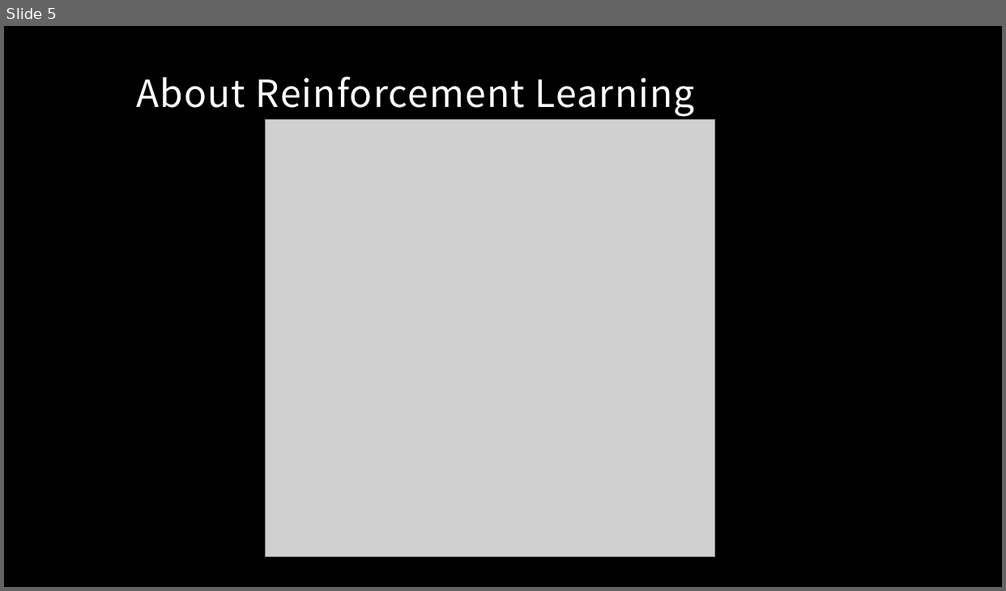
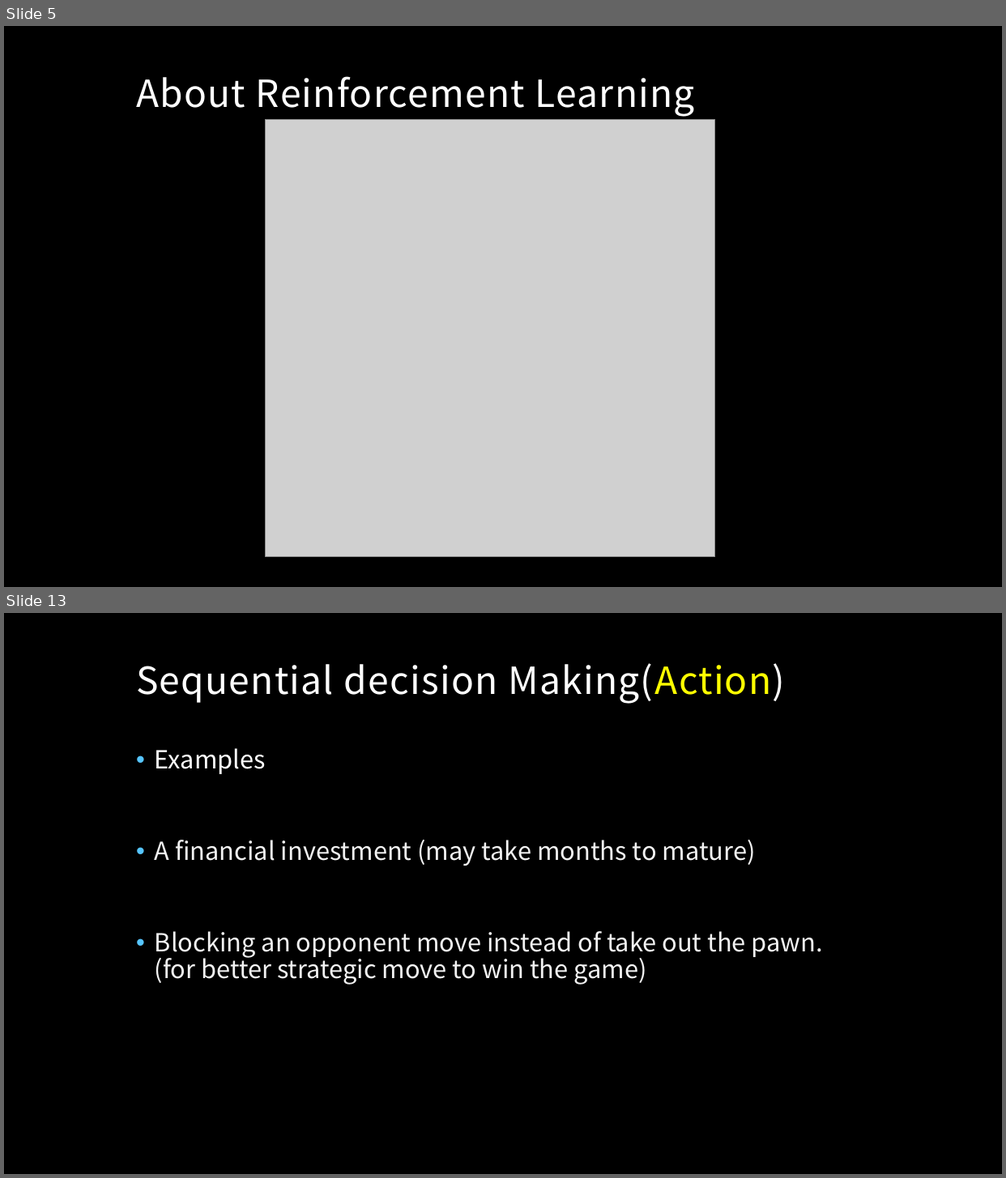
Before and after one commit to MacgyverLin/VintageComputer, a slide deck: Speech/Reinforcement Learning.pptx. Shown one above the other, each under a label of ours: slide 5 before the commit, slides 5 and 13 after it; the slides between them are not shown. The pictures are 1006x591 and 1006x1178 pixels, drawn with LibreOffice and Linux fonts; fonts in the diff are those of the drawing; grey boxes stand for pictures; background and template pictures are left out. Boxes give left, top, right and bottom in pixels: in the first picture for what was removed or moved away, otherwise in the second. Text is boxed around its words. In the diff, an @@ line names an element or a change of style, - is before the commit and + after.

```diff
--- a/Speech/Reinforcement Learning.pptx
+++ b/Speech/Reinforcement Learning.pptx
@@ slide 13 added at [4,613,1002,1174], background picture (left out) @@
@@ title added at [136,663,785,704], 36 pt, text #FFFFFF @@
+Sequential decision Making(Action)
@@ text added at [155,748,823,985], 24 pt, text #F2F2F2 @@
+• Examples
+• A financial investment (may take months to mature)
+• Blocking an opponent move instead of take out the pawn. (for better strategic move to win the game)
```
Also in this commit, not shown: 10 other slides added, 8 slides removed.
